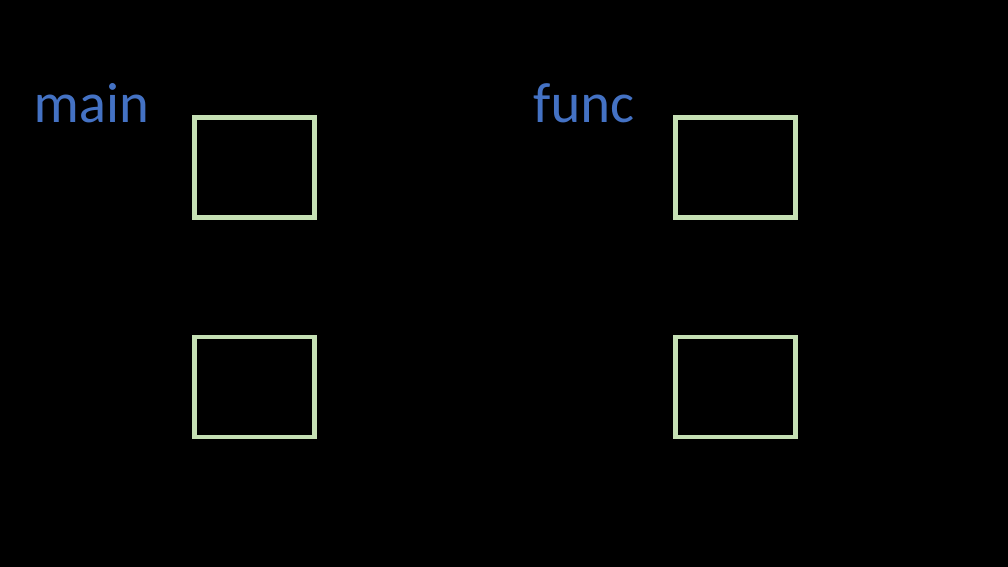
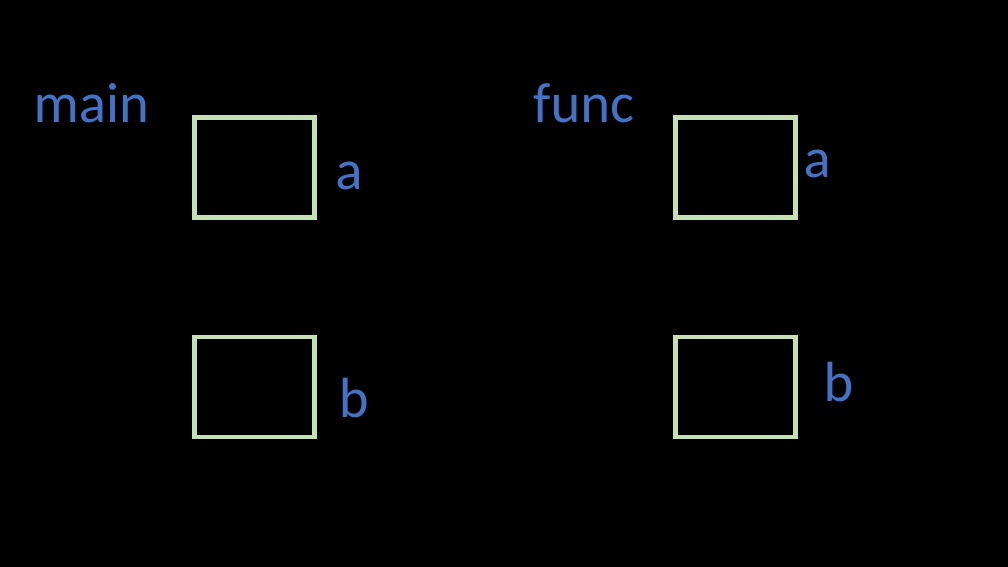
Before and after one commit to weermark/class, a slide deck: slide 10 of practical_class/class_ppt/0331程一實習.pptx. Drawn at 1008x567 pixels with LibreOffice and Linux fonts; fonts in the diff are those of the drawing. Boxes give left, top, right and bottom in pixels: in the first picture for what was removed or moved away, otherwise in the second. Text is boxed around its words. In the diff, an @@ line names an element or a change of style, - is before the commit and + after.

```diff
--- a/practical_class/class_ppt/0331程一實習.pptx
+++ b/practical_class/class_ppt/0331程一實習.pptx
@@ text added at bbox=[804, 149, 831, 178], 54 pt, text #4472C4 @@
+a
@@ text added at bbox=[335, 161, 362, 190], 54 pt, text #4472C4 @@
+a
@@ text added at bbox=[339, 377, 369, 418], 54 pt, text #4472C4 @@
+b
@@ text added at bbox=[824, 361, 854, 402], 54 pt, text #4472C4 @@
+b
```
